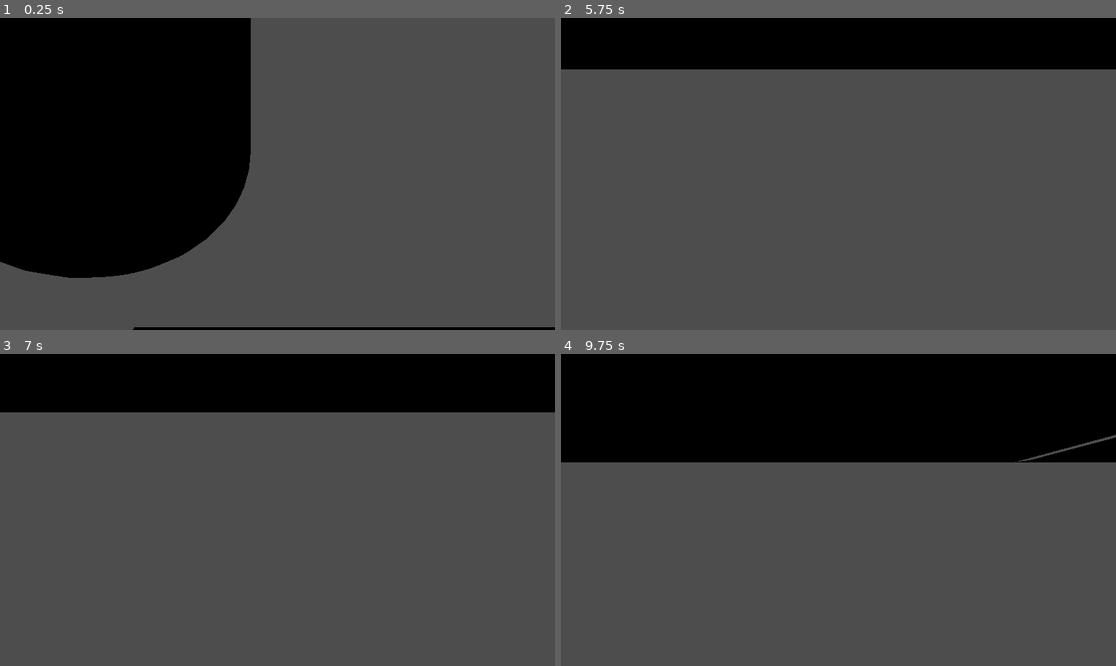
Above: before the commit, frames 1-4 (two rows, left to right).
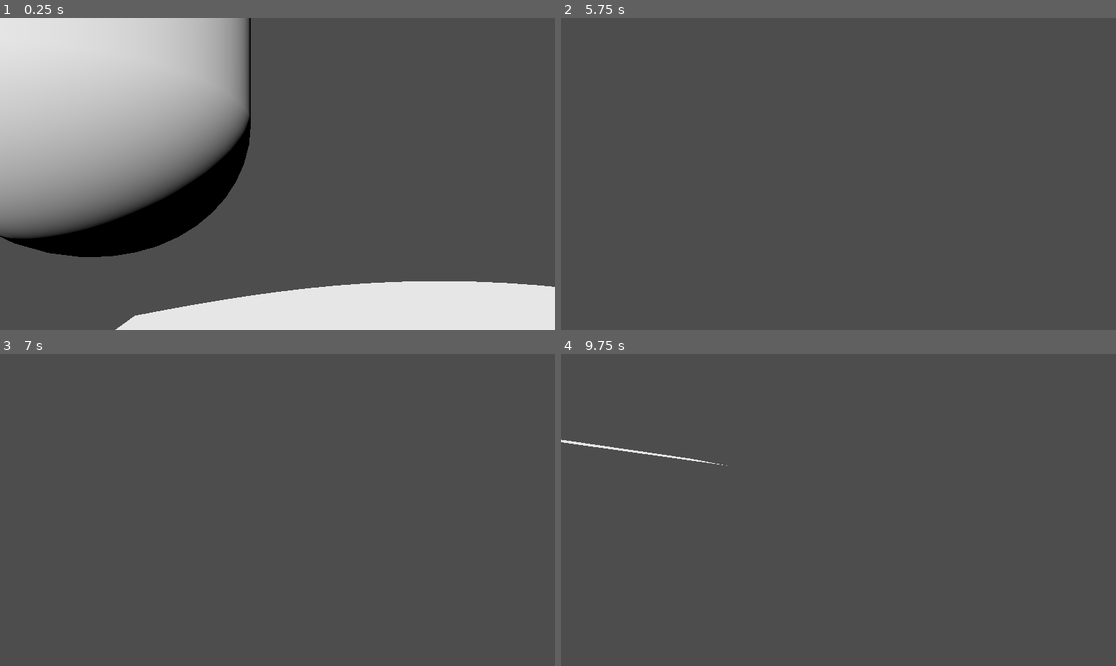
Above: after the commit, the same moments.

Repository: tlegoc/GodotCPUOptimizedPlane
Game: Godot game, scene res://node_3d.tscn
The game is run twice, just before and just after one commit, with the same random seed, the same clock (stepped at 60 frames per second) and the same inputs.
Inputs (mouse positions are in pixels of both pictures, inside the frame that each line leads up to):
- Up to frame 1 (0.25 s): no input
- Up to frame 2 (5.75 s): tap Enter at 0.5, 2, 3.5 s; move the mouse to (960, 158) at 0.52 s; hold D 0.53-1.25 s; tap Z at 0.6 s; click (960, 158) at 0.67 s; tap Space at 1.25, 2.75, 4.25 s; drag from (727, 189) to (810, 236) at 1.27 s; move the mouse to (894, 105) at 2.02 s; hold D 2.03-2.75 s; tap E at 2.1 s; drag from (810, 236) to (672, 127) at 2.77 s; move the mouse to (1005, 220) at 3.52 s; hold A 3.53-4.25 s; tap Alt at 3.6 s; drag from (672, 127) to (755, 96) at 4.27 s; move the mouse to (866, 174) at 5.02 s; hold S from 5.03 s (still down); tap O at 5.1 s; click (866, 174) at 5.17 s
- Up to frame 3 (7 s): release S at 5.75 s; drag from (194, 432) to (166, 525) at 5.77 s; move the mouse to (399, 494) at 6.52 s; hold D from 6.53 s (still down); tap Q at 6.6 s
- Up to frame 4 (9.75 s): release D at 7.25 s; drag from (727, 525) to (810, 572) at 7.27 s; move the mouse to (894, 441) at 8.02 s; hold S 8.03-8.75 s; tap Shift at 8.1 s; drag from (810, 572) to (672, 463) at 8.77 s; move the mouse to (1005, 556) at 9.52 s; hold D from 9.53 s (still down); tap I at 9.6 s; click (1005, 556) at 9.67 s

The runs differ from the first frame. In frame 1, 40% of the frame differs, in the area x 0-100%, y 0-100%; in frame 2, 16%; in frame 3, 19%; in frame 4, 35%.

Commit message:
Tessellation finally working
Todo :
- Better selection of meshes based on distance/size
- Fix seams between chunks

Diff:
--- a/Scripts/Chunk.gd
+++ b/Scripts/Chunk.gd
@@ -1,17 +1,12 @@
 class_name TessellatedPlaneChunk extends Node3D
 
 var tp : TessellatedPlane
-var current_subdiv: int
-var current_index: int
 
 func init_chunk():
 	tp = get_parent()
-	var r := RandomNumberGenerator.new()
-	current_subdiv = 0
-	current_index = tp.request_chunk(-1, -1, current_subdiv, transform)
 
 func get_chunk_size_screen() -> float:
-	var chunk_size = tp.get_chunk_size()
+	var chunk_size = tp.chunk_size
 	var camera: Camera3D = get_viewport().get_camera_3d()
 	var corner_top_left : Vector3 = position
 	var corner_top_right : Vector3 = position + Vector3(1, 0, 0) * chunk_size
@@ -47,15 +42,10 @@
 	return area/(screen_size.x * screen_size.y)
 
 func _process(delta):
-	var chunk_screen_area : float = get_chunk_size_screen()
-	var new_subdiv: int
-	if chunk_screen_area > 0.4:
-		new_subdiv = 8
-	elif chunk_screen_area > 0.1:
-		new_subdiv = 6
-	else:
-		new_subdiv = 0
+	# var chunk_screen_area : float = get_chunk_size_screen()
+	var camera: Camera3D = get_viewport().get_camera_3d()
+	var center : Vector3 = (position - Vector3.LEFT * tp.chunk_size/2.0 - Vector3.FORWARD * tp.chunk_size/2.0)
+	var distance: float = (center - camera.position).length()
+	var new_subdiv: int = clamp(100/distance, 0, tp.subdivisions - 1)
 
-	if new_subdiv != current_subdiv:
-		current_index = tp.request_chunk(current_subdiv, current_index, new_subdiv, transform)
-		current_subdiv = new_subdiv
+	tp.request_chunk(self, new_subdiv, self.transform)
--- a/Scripts/TessellatedPlaneScript.gd
+++ b/Scripts/TessellatedPlaneScript.gd
@@ -3,33 +3,32 @@
 
 @export_category("Tessellation Properties")
 @export_range(.1, 50) var chunk_size: float = 16
-@export_range(1, 100, 1) var chunk_count: int = 10
-@export_range(1, 10, 1) var subdivisions: int = 9
+@export_range(1, 100, 1) var chunk_count: int = 50
+@export_range(1, 10, 1) var subdivisions: int = 8
 
 @export_category("Tessellation Rendering")
 @export var water_material: Material
 
 var plane: Array[ArrayMesh]
 var meshes: Array[MultiMeshInstance3D]
-var mutex_request_chunk: Mutex
-var chunks: Array[TessellatedPlaneChunk]
+var request_chunk_mutex: Mutex
+var chunks: Dictionary
 
 # Called when the node enters the scene tree for the first time.
 func _ready():
 	init_tessellated_plane()
+	request_chunk_mutex = Mutex.new()
 
 func clear_plane():
 	for child in get_children():
 		child.queue_free()
 
+	chunks = {}
 	plane = []
 	meshes = []
 
 func init_tessellated_plane():
 	clear_plane()
-	mutex_request_chunk = Mutex.new()
-	plane = []
-	meshes = []
 
 	for sub in range(0, subdivisions):
 		plane.append(gen_plane(pow(2, sub), chunk_size/pow(2, sub)))
@@ -43,12 +42,11 @@
 	for i in range(0, chunk_count):
 		for j in range(0, chunk_count):
 			var chunk := TessellatedPlaneChunk.new()
-			chunks.append(chunk)
 			add_child(chunk)
+			chunk.name = str(i * j)
 			chunk.position = Vector3(i * chunk_size, 0, j * chunk_size)
 			chunk.init_chunk()
-
-
+			chunks[chunk.name] = [-1, -1]
 
 func gen_plane(cell_count: int, cell_size: float) -> ArrayMesh:
 	var st = SurfaceTool.new()
@@ -59,8 +57,8 @@
 
 	st.deindex()
 	var vi: int = 0
-	for x in range(0, cell_count + 1):
-		for y in range (0, cell_count + 1):
+	for x in range(0, cell_count):
+		for y in range (0, cell_count):
 			st.add_index(vi)
 			st.add_index(vi + cell_count + 1)
 			st.add_index(vi + 1)
@@ -68,56 +66,42 @@
 			st.add_index(vi + cell_count + 1)
 			st.add_index(vi + cell_count + 2)
 			vi+=1
-
+		vi+=1
 	st.set_material(water_material)
 	return st.commit()
 
-func request_chunk(old_subdiv: int, old_index: int, new_subdiv: int, t: Transform3D) -> int:
-	mutex_request_chunk.lock()
+func request_chunk(c: TessellatedPlaneChunk, new_subdiv: int, t: Transform3D):
+	var current = chunks[c.name]
+	if current[0] == new_subdiv:
+		return
 
-	# First we remove the old plane
-	if old_subdiv != -1 && old_index != -1:
-		var old_multimesh: MultiMesh = meshes[old_subdiv].multimesh
-		if old_multimesh.instance_count > 1:
-			# We delete the old transform by overwriting it with the old one
-			var temp_tarray := old_multimesh.transform_array
-			old_multimesh.set_instance_transform(old_index, old_multimesh.get_instance_transform(old_multimesh.instance_count-1))
-			temp_tarray.resize(temp_tarray.size() - 4)
-			old_multimesh.instance_count -= 1
-			old_multimesh.transform_array = temp_tarray
+	request_chunk_mutex.lock()
+	# Removing the old div
+	if current[0] != -1 && current[1] != -1:
+		var mm = meshes[current[0]].multimesh
 
-			# This also means we need to warn the chunk that was moved to change
-			# it's old index.
-			for c in chunks:
-				if c.current_subdiv == old_subdiv && c.current_index == old_multimesh.instance_count:
-					c.current_index = old_index
-					break
-		else:
-			old_multimesh.instance_count = 0
+		mm.set_instance_transform(current[1], mm.get_instance_transform(mm.instance_count-1))
 
-	# Then we create a new plane for the chunk
-	# Save transforms as they get reset when instance_count changes
-	var transform_array := meshes[new_subdiv].multimesh.transform_array
+		chunks[chunks.find_key([current[0], mm.instance_count-1])][1] = current[1]
 
-	# Add another instance
-	meshes[new_subdiv].multimesh.instance_count += 1
+		var array = mm.transform_array
+		array.resize(array.size() - 4)
 
-	# Add 4 blank vectors to avoid errors
-	transform_array.resize(transform_array.size() + 4)
+		mm.instance_count -= 1
+		mm.transform_array = array
 
-	# Put old transforms back into the multimesh
-	meshes[new_subdiv].multimesh.transform_array = transform_array
+	var mm = meshes[new_subdiv].multimesh
 
-	# Add our transform
-	meshes[new_subdiv].multimesh.set_instance_transform(meshes[new_subdiv].multimesh.instance_count-1, t)
+	var array = mm.transform_array
 
-	# /!\ Unlock before return
-	mutex_request_chunk.unlock()
+	array.resize(array.size() + 4)
 
-	return meshes[new_subdiv].multimesh.instance_count - 1
+	mm.instance_count += 1
 
-func get_subdiv_count() -> int:
-	return subdivisions
+	mm.transform_array = array
 
-func get_chunk_size() -> float:
-	return chunk_size
+	mm.set_instance_transform(mm.instance_count - 1, t)
+
+	chunks[c.name] = [new_subdiv, mm.instance_count - 1]
+
+	request_chunk_mutex.unlock()
--- /dev/null
+++ b/Shaders/Test.tres
@@ -0,0 +1,125 @@
+[gd_resource type="VisualShader" load_steps=13 format=3 uid="uid://b643s0gd58lbq"]
+
+[sub_resource type="VisualShaderNodeFloatOp" id="VisualShaderNodeFloatOp_16abp"]
+
+[sub_resource type="VisualShaderNodeInput" id="VisualShaderNodeInput_qsybf"]
+input_name = "node_position_world"
+
+[sub_resource type="VisualShaderNodeInput" id="VisualShaderNodeInput_alc6o"]
+input_name = "vertex"
+
+[sub_resource type="VisualShaderNodeVectorOp" id="VisualShaderNodeVectorOp_b7088"]
+
+[sub_resource type="VisualShaderNodeVectorDecompose" id="VisualShaderNodeVectorDecompose_afofy"]
+
+[sub_resource type="VisualShaderNodeFloatOp" id="VisualShaderNodeFloatOp_jeykm"]
+
+[sub_resource type="VisualShaderNodeFloatOp" id="VisualShaderNodeFloatOp_asdf1"]
+
+[sub_resource type="VisualShaderNodeInput" id="VisualShaderNodeInput_s2nsy"]
+input_name = "vertex"
+
+[sub_resource type="VisualShaderNodeVectorCompose" id="VisualShaderNodeVectorCompose_smtwh"]
+
+[sub_resource type="VisualShaderNodeFloatFunc" id="VisualShaderNodeFloatFunc_1rek1"]
+function = 0
+
+[sub_resource type="VisualShaderNodeInput" id="VisualShaderNodeInput_1phfk"]
+input_name = "time"
+
+[sub_resource type="VisualShaderNodeMultiplyAdd" id="VisualShaderNodeMultiplyAdd_kg0y0"]
+default_input_values = [0, Vector3(0, 0, 0), 1, Vector3(1, 0.2, 1), 2, Vector3(0, 0, 0)]
+op_type = 2
+
+[resource]
+code = "shader_type spatial;
+
+
+
+void vertex() {
+// Input:5
+	float n_out5p0 = TIME;
+
+
+// Input:12
+	vec3 n_out12p0 = VERTEX;
+
+
+// Input:11
+	vec3 n_out11p0 = NODE_POSITION_WORLD;
+
+
+// VectorOp:13
+	vec3 n_out13p0 = n_out12p0 + n_out11p0;
+
+
+// VectorDecompose:14
+	float n_out14p0 = n_out13p0.x;
+	float n_out14p1 = n_out13p0.y;
+	float n_out14p2 = n_out13p0.z;
+
+
+// FloatOp:15
+	float n_out15p0 = n_out5p0 + n_out14p0;
+
+
+// FloatOp:16
+	float n_out16p0 = n_out15p0 + n_out14p2;
+
+
+// FloatFunc:4
+	float n_out4p0 = sin(n_out16p0);
+
+
+// FloatOp:10
+	float n_in10p1 = 0.00000;
+	float n_out10p0 = n_out4p0 + n_in10p1;
+
+
+// VectorCompose:3
+	float n_in3p0 = 0.00000;
+	float n_in3p2 = 0.00000;
+	vec3 n_out3p0 = vec3(n_in3p0, n_out10p0, n_in3p2);
+
+
+// Input:2
+	vec3 n_out2p0 = VERTEX;
+
+
+// MultiplyAdd:6
+	vec3 n_in6p1 = vec3(1.00000, 0.20000, 1.00000);
+	vec3 n_out6p0 = fma(n_out3p0, n_in6p1, n_out2p0);
+
+
+// Output:0
+	VERTEX = n_out6p0;
+
+
+}
+"
+graph_offset = Vector2(-373.456, 53.4207)
+nodes/vertex/2/node = SubResource("VisualShaderNodeInput_s2nsy")
+nodes/vertex/2/position = Vector2(-180, 140)
+nodes/vertex/3/node = SubResource("VisualShaderNodeVectorCompose_smtwh")
+nodes/vertex/3/position = Vector2(0, 280)
+nodes/vertex/4/node = SubResource("VisualShaderNodeFloatFunc_1rek1")
+nodes/vertex/4/position = Vector2(-360, 220)
+nodes/vertex/5/node = SubResource("VisualShaderNodeInput_1phfk")
+nodes/vertex/5/position = Vector2(-980, 180)
+nodes/vertex/6/node = SubResource("VisualShaderNodeMultiplyAdd_kg0y0")
+nodes/vertex/6/position = Vector2(182.848, 236.891)
+nodes/vertex/10/node = SubResource("VisualShaderNodeFloatOp_16abp")
+nodes/vertex/10/position = Vector2(-160, 340)
+nodes/vertex/11/node = SubResource("VisualShaderNodeInput_qsybf")
+nodes/vertex/11/position = Vector2(-1160, 40)
+nodes/vertex/12/node = SubResource("VisualShaderNodeInput_alc6o")
+nodes/vertex/12/position = Vector2(-1160, -40)
+nodes/vertex/13/node = SubResource("VisualShaderNodeVectorOp_b7088")
+nodes/vertex/13/position = Vector2(-860, -20)
+nodes/vertex/14/node = SubResource("VisualShaderNodeVectorDecompose_afofy")
+nodes/vertex/14/position = Vector2(-720, 40)
+nodes/vertex/15/node = SubResource("VisualShaderNodeFloatOp_jeykm")
+nodes/vertex/15/position = Vector2(-660, 220)
+nodes/vertex/16/node = SubResource("VisualShaderNodeFloatOp_asdf1")
+nodes/vertex/16/position = Vector2(-500, 220)
+nodes/vertex/connections = PackedInt32Array(6, 0, 0, 0, 10, 0, 3, 1, 4, 0, 10, 0, 12, 0, 13, 0, 11, 0, 13, 1, 13, 0, 14, 0, 5, 0, 15, 0, 14, 0, 15, 1, 15, 0, 16, 0, 16, 0, 4, 0, 14, 2, 16, 1, 3, 0, 6, 0, 2, 0, 6, 2)
--- /dev/null
+++ b/Shaders/TestMat.tres
@@ -0,0 +1,7 @@
+[gd_resource type="ShaderMaterial" load_steps=2 format=3 uid="uid://dobtl8mr7camj"]
+
+[ext_resource type="Shader" uid="uid://b643s0gd58lbq" path="res://Shaders/Test.tres" id="1_h2pqi"]
+
+[resource]
+render_priority = 0
+shader = ExtResource("1_h2pqi")
--- a/node_3d.tscn
+++ b/node_3d.tscn
@@ -1,8 +1,9 @@
-[gd_scene load_steps=5 format=3 uid="uid://7r1wawbl3xa0"]
+[gd_scene load_steps=6 format=3 uid="uid://7r1wawbl3xa0"]
 
 [ext_resource type="Script" path="res://Scripts/DebugPrinter.gd" id="1_s42pn"]
 [ext_resource type="Script" path="res://Scripts/TessellatedPlaneScript.gd" id="2_hq2dh"]
 [ext_resource type="Script" path="res://Scripts/Camera.gd" id="2_l82i3"]
+[ext_resource type="Material" uid="uid://dobtl8mr7camj" path="res://Shaders/TestMat.tres" id="4_mkvyc"]
 
 [sub_resource type="CapsuleMesh" id="CapsuleMesh_au3ui"]
 
@@ -15,7 +16,12 @@
 
 [node name="TessellatedPlane" type="Node3D" parent="."]
 script = ExtResource("2_hq2dh")
+water_material = ExtResource("4_mkvyc")
 
 [node name="MeshInstance3D" type="MeshInstance3D" parent="."]
 transform = Transform3D(1, 0, 0, 0, 1, 0, 0, 0, 1, 0, 1.27418, 0)
 mesh = SubResource("CapsuleMesh_au3ui")
+surface_material_override/0 = ExtResource("4_mkvyc")
+
+[node name="DirectionalLight3D" type="DirectionalLight3D" parent="."]
+transform = Transform3D(1, 0, 0, 0, 0.780179, 0.625556, 0, -0.625556, 0.780179, 0, 0, 0)
